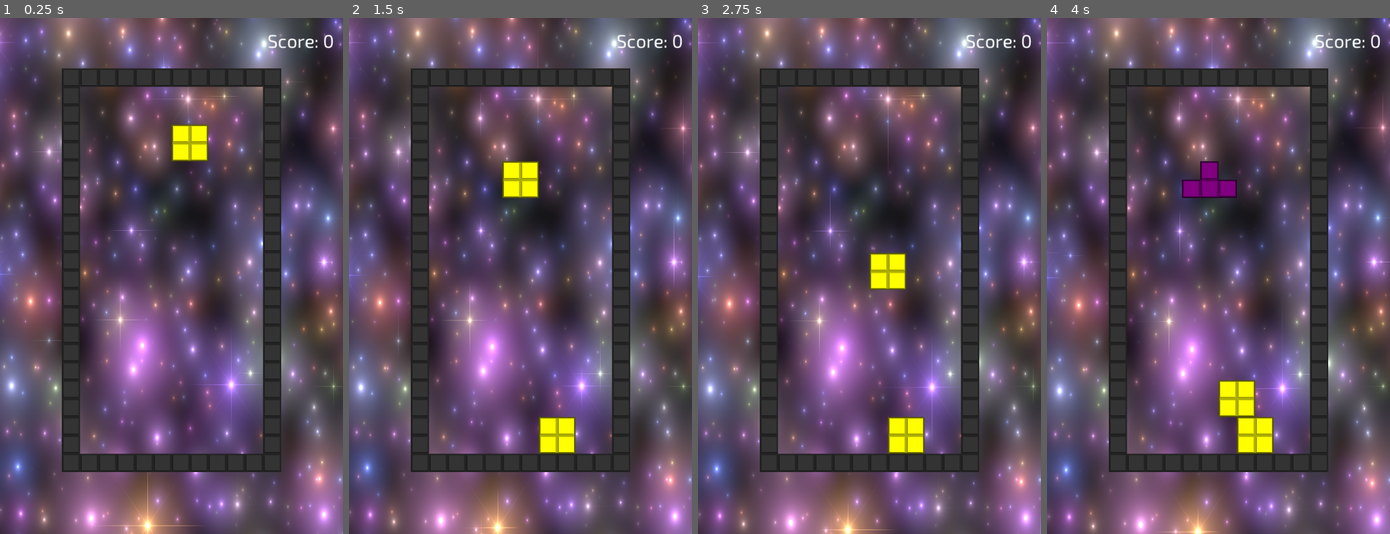
Above: before the commit, frames 1-4 (left to right).
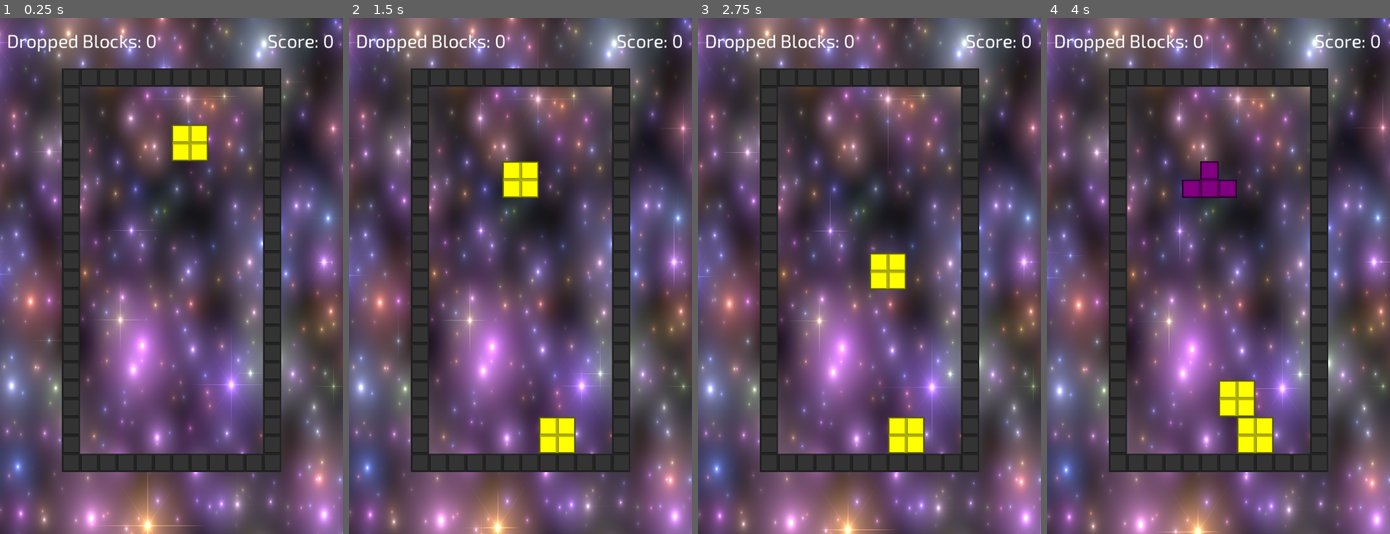
Above: after the commit, the same moments.

Repository: danielcannell/rotatris
Game: Godot game, scene res://Main.tscn
Same seed, same stepped clock (60 frames per second), same inputs: the game is played once before the commit and once after it.
Inputs:
- Up to frame 1 (0.25 s): no input
- Up to frame 2 (1.5 s): hold Right (move_right) 0.53-1.28 s; tap Space (drop) at 0.6 s; hold Left (move_left) from 1.28 s (still down); tap Down (rotate_ccw) at 1.35 s
- Up to frame 3 (2.75 s): release Left (move_left) at 2.03 s; hold Right (move_right) from 2.03 s (still down); tap Up (rotate_cw) at 2.1 s
- Up to frame 4 (4 s): tap Space (drop) at 2.85 s; release Right (move_right) at 3.53 s; hold Left (move_left) from 3.53 s (still down); tap Down (rotate_ccw) at 3.6 s

The runs differ from the first frame. In frame 1, 0.4% of the frame differs, in the area x 2-46%, y 3-7%; in frame 2, 0.4%; in frame 3, 0.4%; in frame 4, 0.4%.

Commit message:
Add dropped blocks label to main scene

Diff:
--- a/Main.tscn
+++ b/Main.tscn
@@ -35,6 +35,14 @@
 text = "Score: 125"
 align = 2
 
+[node name="DroppedBlocksLabel" type="Label" parent="UI"]
+margin_left = 12.0
+margin_top = 20.0
+margin_right = 274.0
+margin_bottom = 59.0
+custom_fonts/font = ExtResource( 3 )
+text = "Dropped Blocks: 0"
+
 [node name="Playfield" type="Node2D" parent="."]
 position = Vector2( 300, 600 )
 script = ExtResource( 2 )
